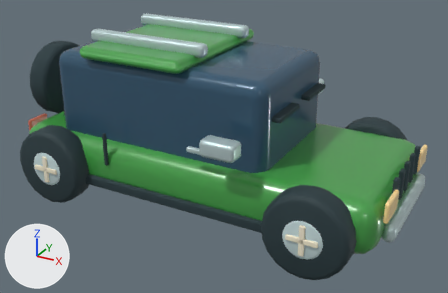
Two versions of the glTF model public/models/jeep.glb, one commit apart.
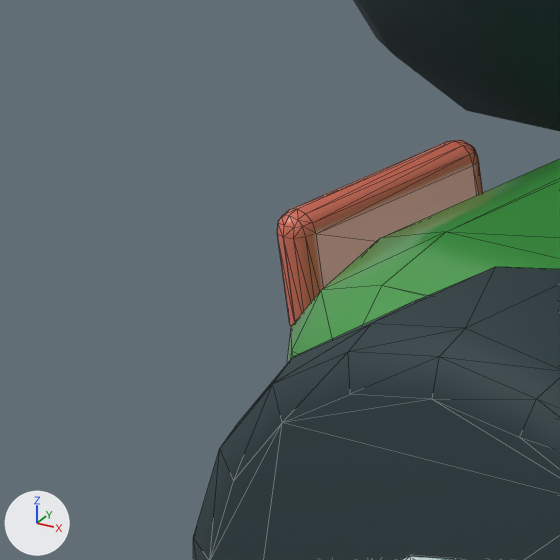
The first picture shows the older version from a camera (50 mm lens) standing at (1.395, -2.465, 1.501) and looking at (0.05, -0.02, 0.279). The close-ups show the older and then the newer version on the part from 0% to 12% of the width and 34% to 52% of the height of that picture. Only the edits that show in the close-ups are written down. Every picture has the same lights, and +X, +Y and +Z are marked at lower left. The close-ups show mesh edges as thin lines. Where no turn or scale is listed for an object, it has been applied to the vertices. Vertices at exactly the same position are counted once.

Names of what the first close-up shows: 'Paint jeep', 'Rolling wheels.001', 'Tail lamp.001', 'Tyre rubber.001'.
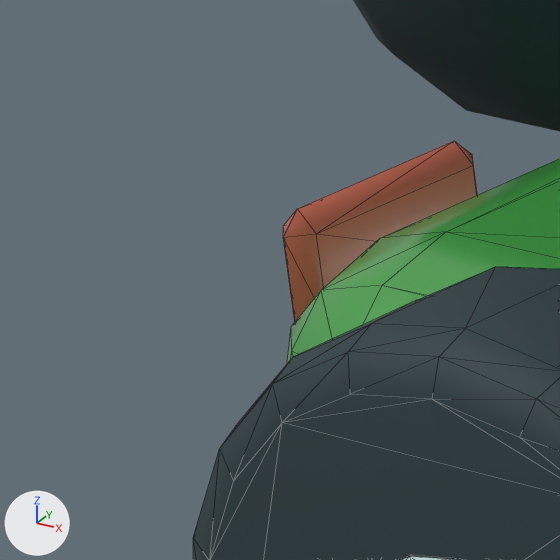
The change, as a list of edits to the scene's bpy script:
```text
Change me_cube_072:
    used by ob_tail_lamp_001; location = (-0.935, -0.26, 0.3)
    remove me_cube_072.from_pydata(...)  # 192 vertices, 376 faces; spans x -0.011..0.011, y -0.065..0.585, z -0.035..0.035
    add me_cube_072.from_pydata(...)  # 48 vertices, 88 faces; spans x -0.011..0.011, y -0.065..0.585, z -0.035..0.035
    me_cube_072 part 1: 72 vertices removed from x -0.01..0.01, y -0.064..0.064, z -0.034..0.034
    other edits to the shape of me_cube_072 do not show in these pictures
```

What differs and where, as boxes [x1, y1, x2, y2] in the close-ups (560 x 560 px):
'Tail lamp.001', reshaped
    before: [277, 140, 483, 327]
    after: [283, 141, 477, 322]
part 1 of me_cube_072, deleted (red)
    before: [277, 140, 483, 327]
